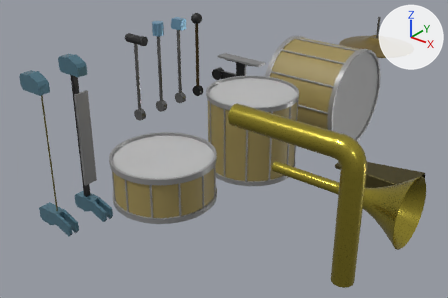
Before and after pictures for a commit that changed the Blender file assets/asset_library.blend.
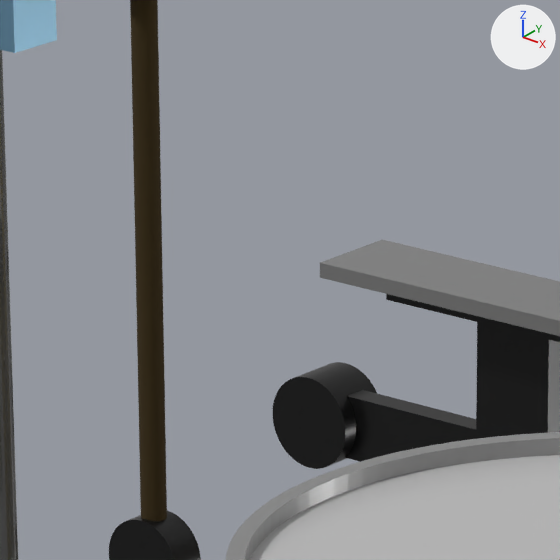
Each version appears first whole from a camera (50 mm lens) standing at (1.93, -5.31, 4.65) and looking at (-4.77, 3.07, -0.55), and next in a close-up on the part from 40% to 55% of the width and 8% to 31% of the height. The lights are fixed; the arrows at upper right show +X, +Y and +Z. The first two pictures are the older version.

The first close-up shows 'Hard Mallet Hammer', 'Rubber Mallet Hammer', 'Tom Drum', 'Xylophone Assembly 2'.
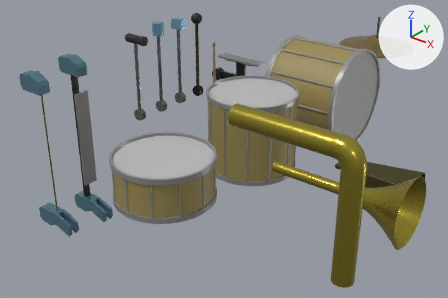
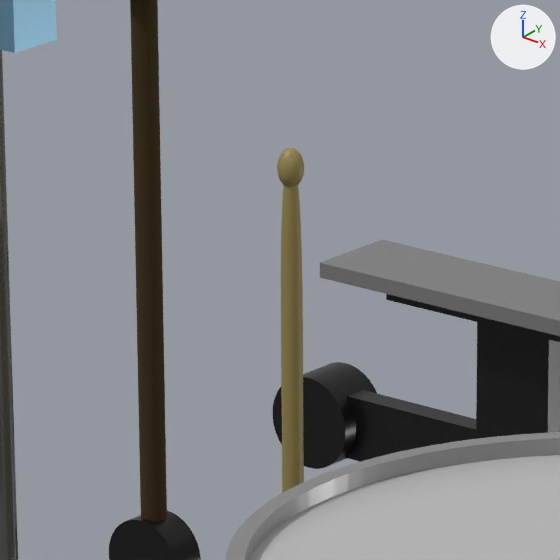
Patch to the scene script:
```diff
--- a/assets/asset_library.blend.py
+++ b/assets/asset_library.blend.py
@@ mat_tan_wood @@
+mat_tan_wood = principled_material('Tan Wood')
+mat_tan_wood.base_color = (0.323, 0.254, 0.0844)  # yellow #9a8a52
@@ mat_tan_wood_001 @@
+mat_tan_wood_001 = principled_material('Tan Wood.001')
+mat_tan_wood_001.base_color = (0.323, 0.254, 0.0844)  # yellow #9a8a52
@@ me_sphere @@
+me_sphere.from_pydata(...)  # 3526 vertices, 3480 faces; spans x -1.0..1.0, y -1.0..1.0, z -10.2..10.1
+# faces by material slot: [2048, 1432]
+me_sphere.materials.append(mat_tan_wood_001)  # yellow #9a8a52
+me_sphere.materials.append(mat_tan_wood)  # yellow #9a8a52
@@ ob_drum_stick @@
+ob_drum_stick = bpy.data.objects.new('Drum Stick', me_sphere)
+ob_drum_stick.location = (-6.086, 4.388, 0.513)
+ob_drum_stick.scale = (0.0333, 0.0333, 0.05)
```

Changed parts and their boxes [x1, y1, x2, y2] in the close-ups (560 x 560 px):
'Drum Stick', added (yellow): after [277, 148, 304, 493]
    faces in mat_tan_wood (yellow #9a8a52): [281, 185, 304, 493]
    faces in mat_tan_wood_001 (yellow #9a8a52): [277, 148, 304, 187]
